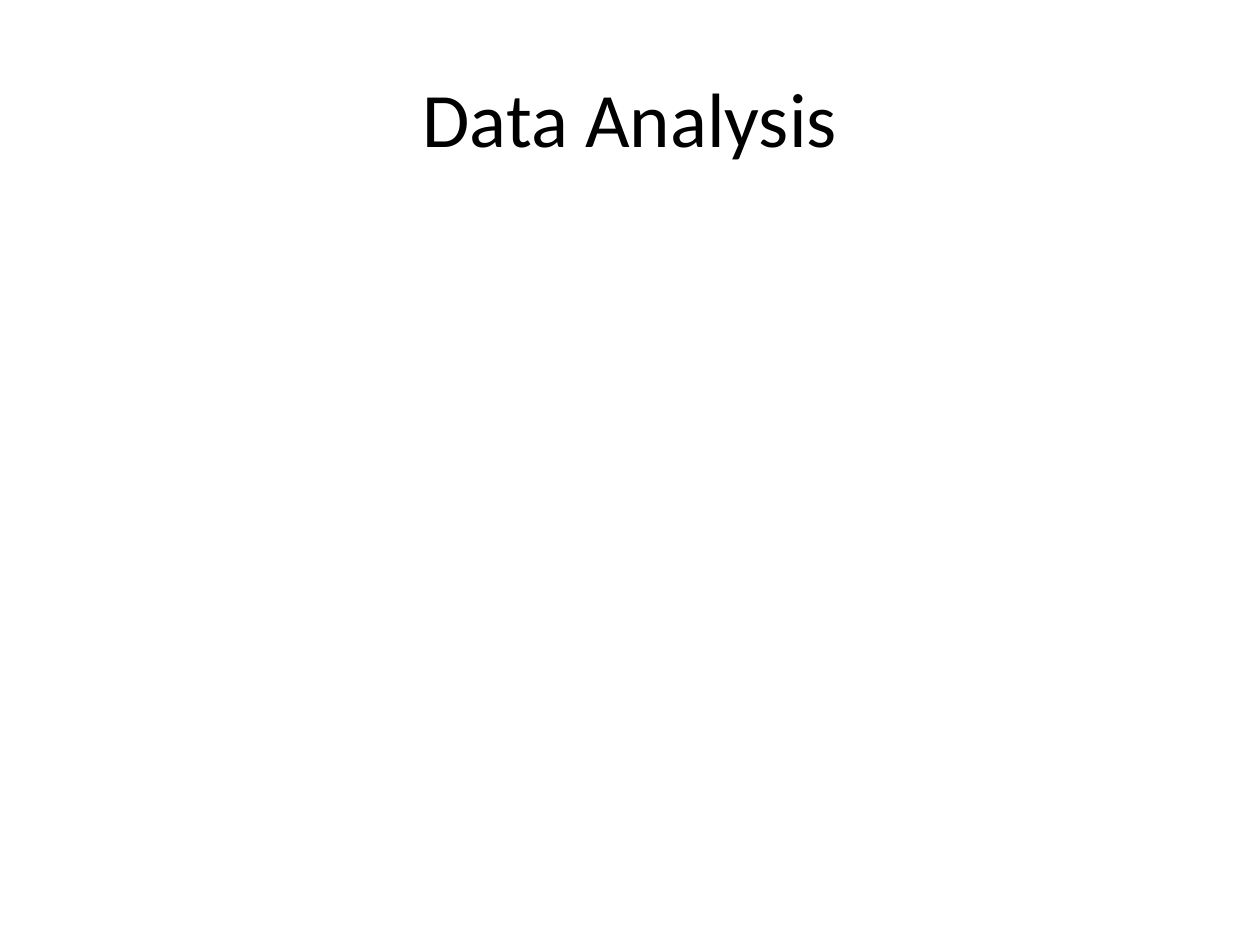
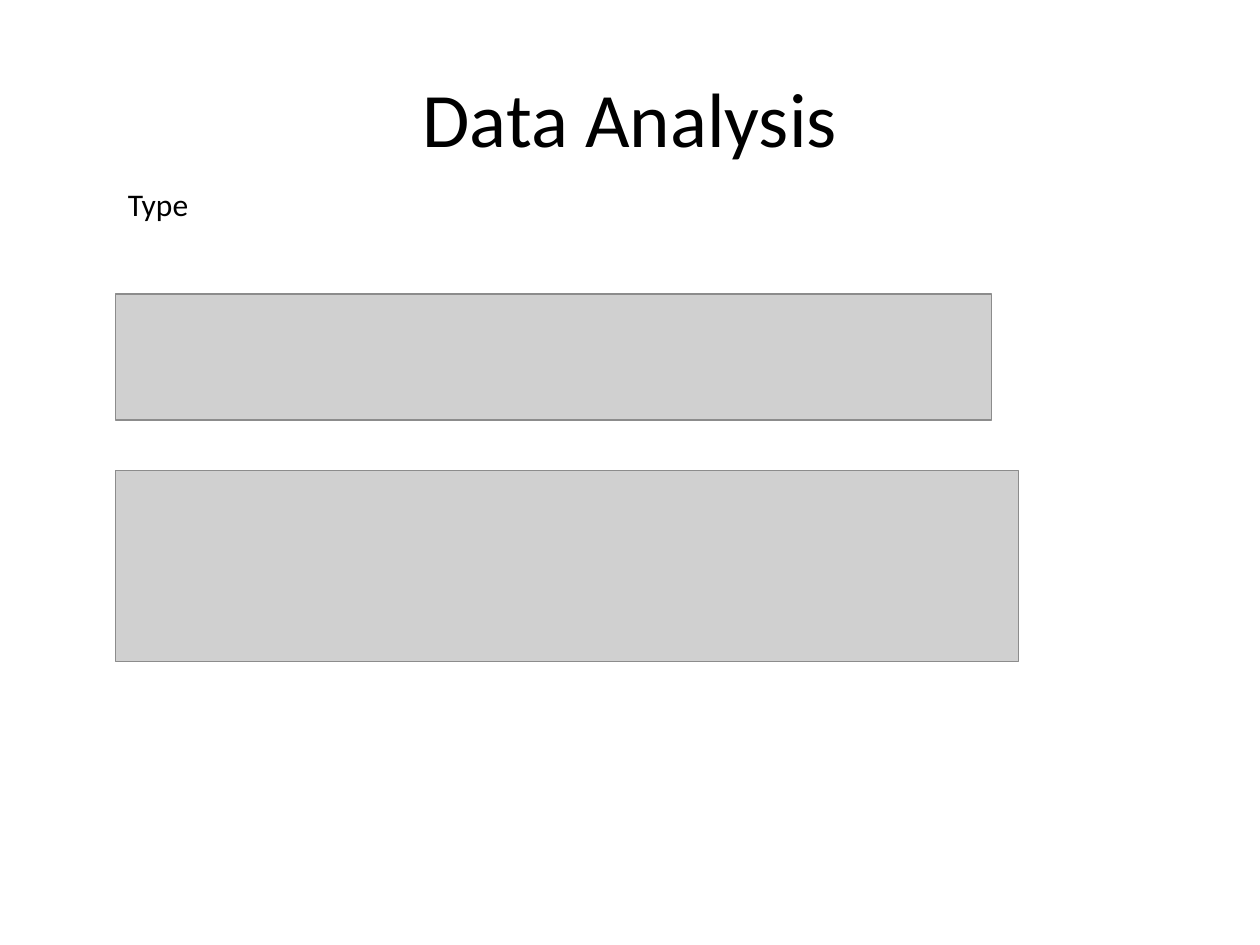
Before and after one commit to hxwang/revenue-prediction, a slide deck: slide 4 of doc/report/revenue-prediction.pptx. Drawn at 1260x945 pixels with LibreOffice and Linux fonts; fonts in the diff are those of the drawing; grey boxes stand for pictures. Boxes give left, top, right and bottom in pixels: in the first picture for what was removed or moved away, otherwise in the second. Text is boxed around its words. In the diff, an @@ line names an element or a change of style, - is before the commit and + after.

```diff
--- a/doc/report/revenue-prediction.pptx
+++ b/doc/report/revenue-prediction.pptx
@@ text added at (x1=128, y1=195, x2=188, y2=221), 18 pt, text #000000 @@
+Type
@@ picture added at (x1=116, y1=294, x2=992, y2=420) @@
@@ picture added at (x1=116, y1=470, x2=1019, y2=662) @@
```
Also in this commit, not shown: 1 other file.
